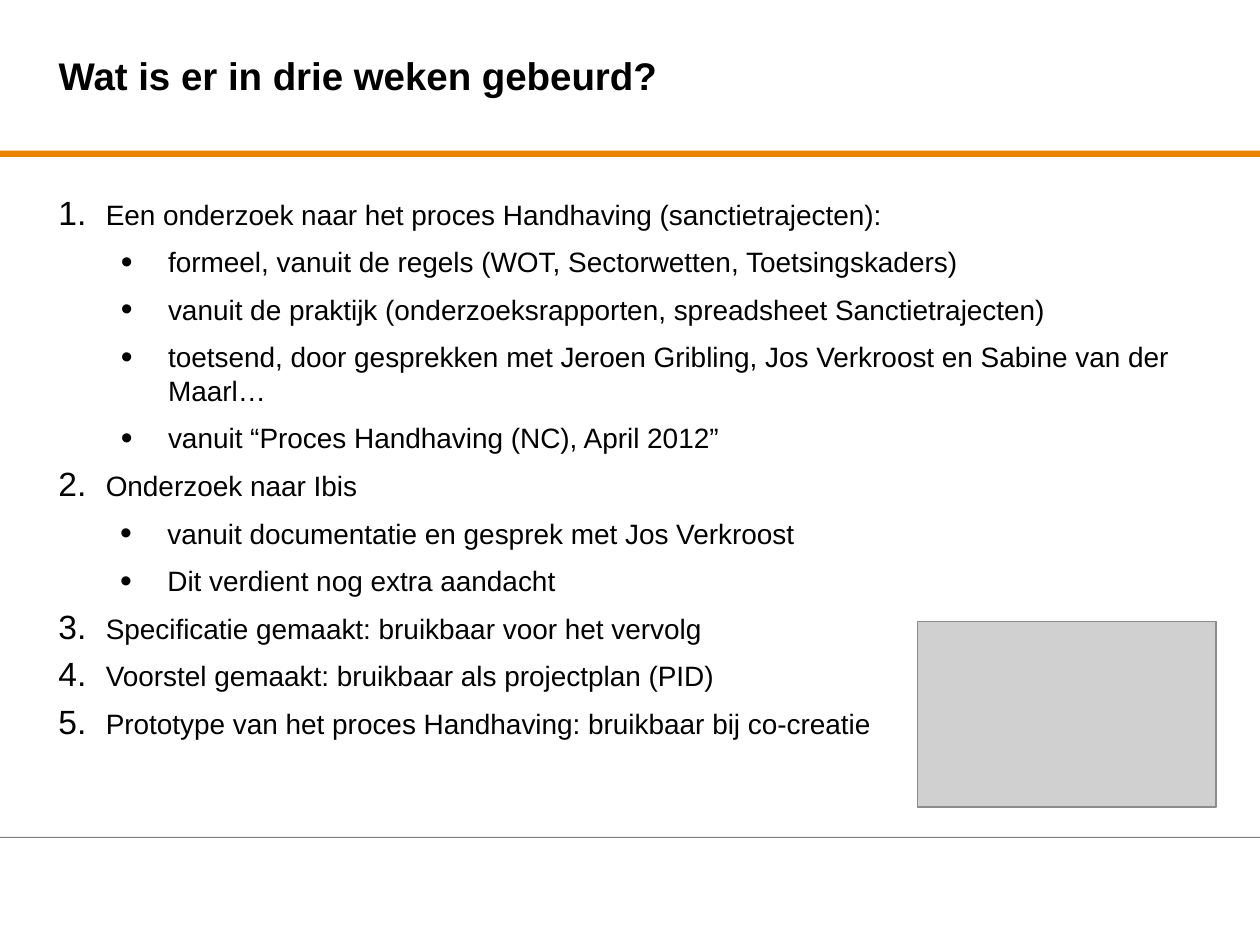
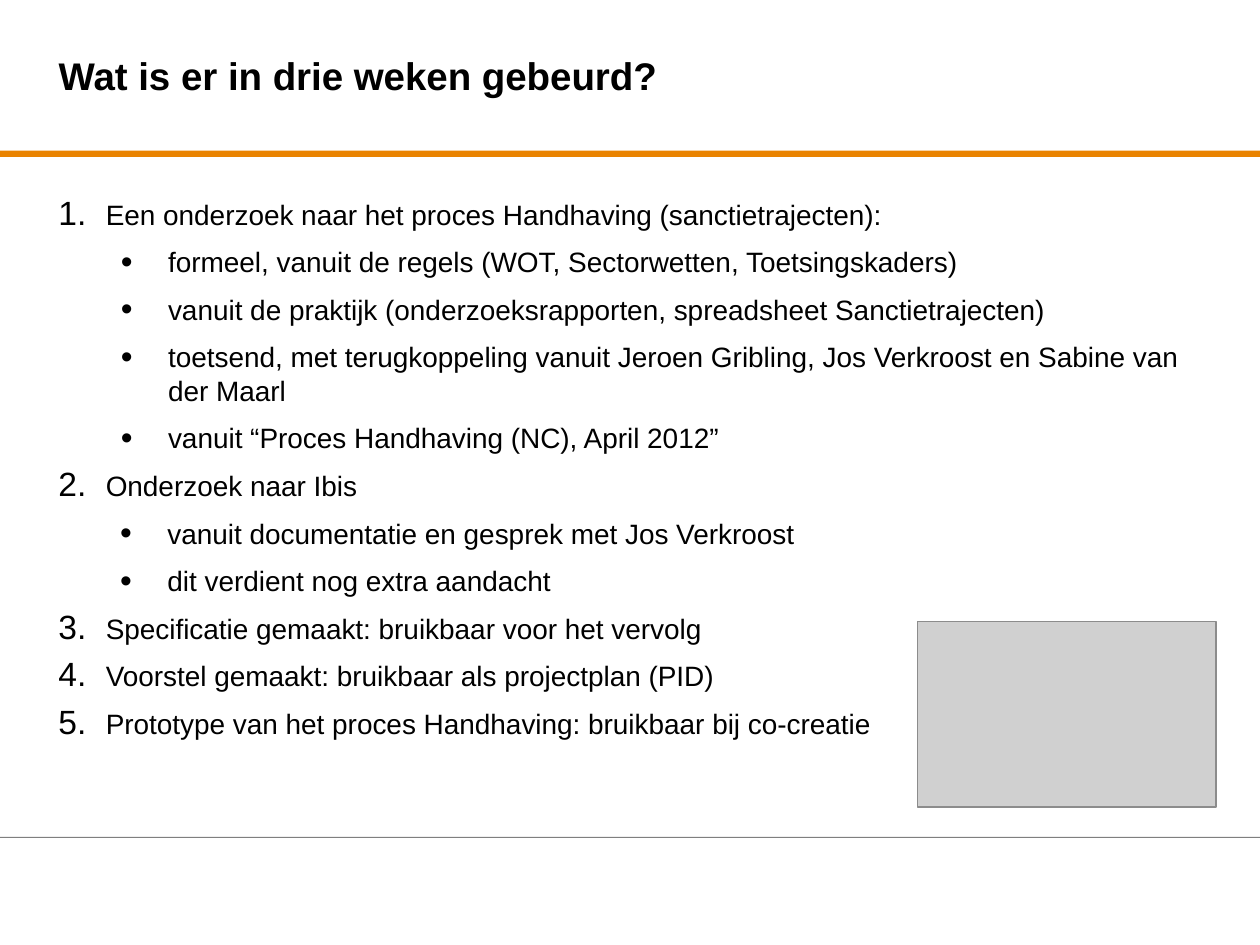
Before and after one commit to AmpersandTarski/ampersand-models, a slide deck: slide 5 of Inspectie OCW/2013 07 01 Oplevering van de Uitdaging.ppt. Drawn at 1260x945 pixels with LibreOffice and Linux fonts; fonts in the diff are those of the drawing; grey boxes stand for pictures; background and template pictures are left out. Boxes give left, top, right and bottom in pixels: in the first picture for what was removed or moved away, otherwise in the second. Text is boxed around its words. In the diff, an @@ line names an element or a change of style, - is before the commit and + after.

```diff
--- a/Inspectie OCW/2013 07 01 Oplevering van de Uitdaging.ppt
+++ b/Inspectie OCW/2013 07 01 Oplevering van de Uitdaging.ppt
@@ text at [168, 346, 1178, 402]: text changed @@
-  • toetsend, door gesprekken met Jeroen Gribling, Jos Verkroost en Sabine van der Maarl…
+  • toetsend, met terugkoppeling vanuit Jeroen Gribling, Jos Verkroost en Sabine van der Maarl
@@ text at [167, 570, 551, 596]: text changed @@
-    • Dit verdient nog extra aandacht
+    • dit verdient nog extra aandacht
```
Also in this commit, not shown: 1 other slide changed, 1 slide added.
